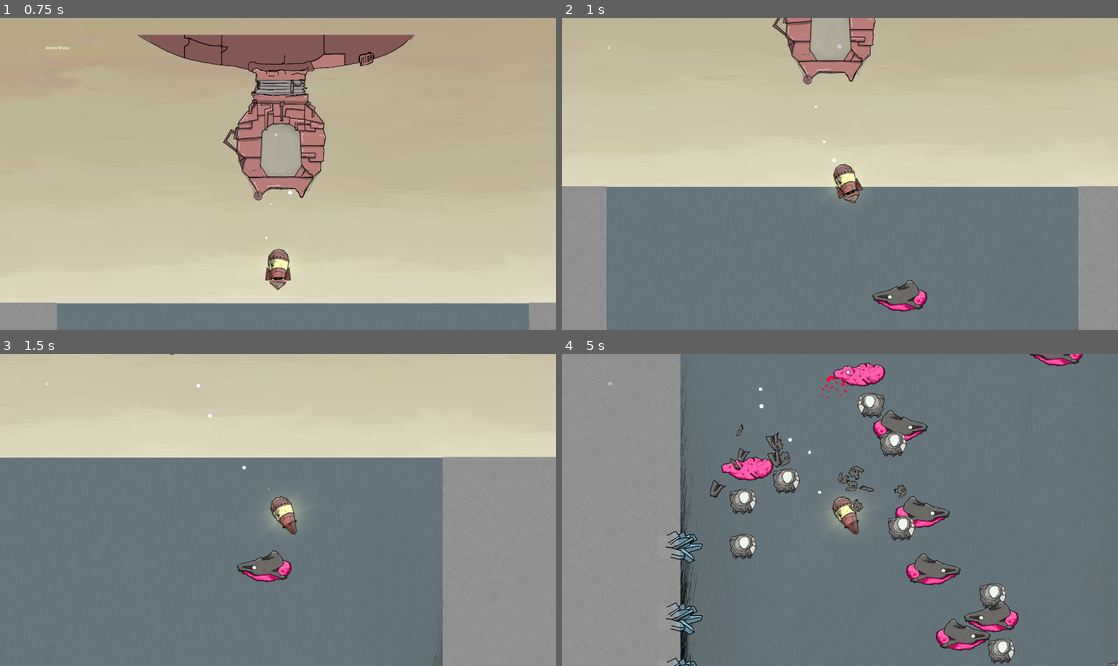
Above: before the commit, frames 1-4 (two rows, left to right).
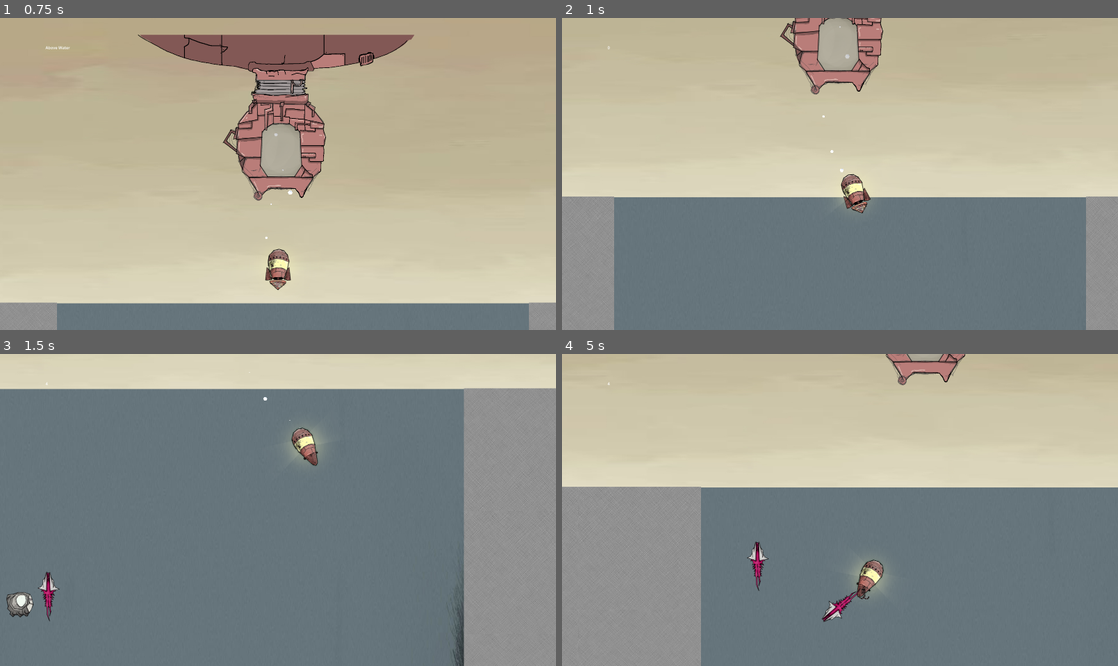
Above: after the commit, the same moments.

Repository: cliftonpatty/pelagi
Game: Godot game, scene res://scenes/world/fishing/ocean.tscn
Same seed, same stepped clock (60 frames per second), same inputs: the game is played once before the commit and once after it.
Inputs (mouse positions are in pixels of both pictures, inside the frame that each line leads up to):
- Up to frame 1 (0.75 s): move the mouse to (250, 236) at 0.52 s; hold D (RightMove) from 0.53 s (still down); hold Shift (Drill) from 0.53 s (still down); click (250, 236) at 0.67 s
- Up to frame 2 (1 s): keep holding D (RightMove); keep holding Shift (Drill)
- Up to frame 3 (1.5 s): keep holding D (RightMove); move the mouse to (444, 556) at 1.27 s; release Shift (Drill) at 1.28 s; tap Shift (Drill) at 1.35 s
- Up to frame 4 (5 s): move the mouse to (673, 463) at 2.02 s; release D (RightMove) at 2.03 s; hold Shift (Drill) 2.03-2.78 s; hold A (LeftMove) 2.03-4.28 s; move the mouse to (867, 510) at 2.77 s; tap Shift (Drill) at 2.85, 4.35 s; click (867, 510) at 2.92 s; move the mouse to (756, 432) at 3.52 s; hold Shift (Drill) 3.53-4.28 s; move the mouse to (962, 494) at 4.27 s; hold D (RightMove) from 4.28 s (still down)

Frame 1 is identical in both runs. In frame 2, 7.5% of the frame differs, in the area x 0-100%, y 0-100%; in frame 3, 27%; in frame 4, 49%.

Commit message:
Over the weekend - tons of general progress
Work - non descript

Diff:
--- a/project.godot
+++ b/project.godot
@@ -18,10 +18,16 @@
 "class": &"SingleFishBase",
 "language": &"GDScript",
 "path": "res://scenes/tangibles/fish/fish_base.gd"
+}, {
+"base": "Area2D",
+"class": &"WallHuggerBase",
+"language": &"GDScript",
+"path": "res://scenes/tangibles/gems/gems_base.gd"
 }]
 _global_script_class_icons={
 "DirectionalSwimmer": "",
-"SingleFishBase": ""
+"SingleFishBase": "",
+"WallHuggerBase": ""
 }
 
 [application]
@@ -80,6 +86,13 @@
 ]
 }
 
+[layer_names]
+
+2d_physics/layer_1="World"
+2d_physics/layer_2="Player"
+2d_physics/layer_3="Catchable"
+2d_physics/layer_4="Drillable"
+
 [physics]
 
 common/physics_jitter_fix=1.0
--- a/scenes/player/player.gd
+++ b/scenes/player/player.gd
@@ -65,17 +65,10 @@
 		sprite.frame = 0
 
 func _on_fish_detection_area_entered(tangible: Area2D) -> void:
-	#Is it a gem?
-	if tangible.is_in_group('gems'):
-		if drillActive and !Globals.ascending:
-			print('GEM')
+	if drillActive and !Globals.ascending:
+		if tangible.is_in_group('drillable'):
 			tangible.drilled_by_player()
-	#Is it a fish?
 	if tangible.is_in_group('fish'):
-		#Is the drill on and are we heading down?
-		if drillActive and !Globals.ascending:
-			tangible.drilled_by_player()
-		#Is the drill off? If so, we need to catch the first fish and head up
 		if drillActive == false:
 			if !tangible.caught:
 				if Globals.ascending == false:
@@ -83,15 +76,11 @@
 					$Bubbles.visible = false
 					sprite.frame = 2
 					hookSprite.visible = true
-					tangible.caught = true
-					call_deferred("catch_a_fish", tangible)
-				else:
+				if tangible.catchable:
 					tangible.caught = true
 					call_deferred("catch_a_fish", tangible)
 
-func _on_fish_detection_body_entered(body: Node2D) -> void:
-	pass # Replace with function body.
-
 func catch_a_fish(fish):
-		fish.state_swap()
-		emit_signal("caught_a_fish", fish)
+		var fishCaught = fish.get_caught()
+		if fishCaught:
+			emit_signal("caught_a_fish", fish)
--- a/scenes/player/player.tscn
+++ b/scenes/player/player.tscn
@@ -50,6 +50,8 @@
 offset = Vector2(6.407, 70)
 
 [node name="FishDetection" type="Area2D" parent="Body"]
+collision_layer = 2
+collision_mask = 12
 
 [node name="CollisionShape2D" type="CollisionShape2D" parent="Body/FishDetection"]
 position = Vector2(0, 37)
@@ -65,4 +67,3 @@
 texture = ExtResource("5_qh56r")
 
 [connection signal="area_entered" from="Body/FishDetection" to="." method="_on_fish_detection_area_entered"]
-[connection signal="body_entered" from="Body/FishDetection" to="." method="_on_fish_detection_body_entered"]
--- a/scenes/tangibles/fish/directional_swimmers/armored_swimmers/armored_swimmers.tres.gd
+++ /dev/null
@@ -1,28 +0,0 @@
-extends DirectionalSwimmer
-
-#THE BASE CLASS FOR ALL FISH - Barring Boss Fish, Rare Exceptions
-#Comment out any parent'ed functions not in use, as they will be overwritten
-#Parented functions have a turning arrow icon to the left of the line number
-
-#func children_ready() -> void:
-
-
-#func _physics_process(delta: float) -> void:
-
-
-#Hit a wall on the left or right - surface collision is a seperate func
-#func hit_a_wall():
-
-
-#Hit the surface, only relevant for some fish (eg vertical swimmers)
-#func surface_struck():
-
-
-#func toggle_dir():
-
-
-#Has an active drill contacted this fish?
-func drilled_by_player():
-	pass
-
-#func state_swap():
--- a/scenes/tangibles/fish/directional_swimmers/armored_swimmers/armored_swimmers.tscn
+++ b/scenes/tangibles/fish/directional_swimmers/armored_swimmers/armored_swimmers.tscn
@@ -25,11 +25,18 @@
 #Makes sure you can't immediatley drill the fish you just broke the armor from
 var armorBreakProtection = false
 
+var armorActive = true
+
 #THE BASE CLASS FOR ALL FISH - Barring Boss Fish, Rare Exceptions
 #Comment out any parent'ed functions not in use, as they will be overwritten
 #Parented functions have a turning arrow icon to the left of the line number
 
-#func children_ready() -> void:
+func children_ready() -> void:
+	#This runs the parent func then the childs
+	#I try to avoid because it is easily missed
+	super()
+
+	catchable = false
 
 
 #func _physics_process(delta: float) -> void:
@@ -48,23 +55,44 @@
 
 #Has an active drill contacted this fish?
 func drilled_by_player():
+	if !catchable:
+		if !armorBreakProtection:
+			armorBreakProtection = true
+			bodyShrapnel.emitting = true
+			bodySprite.set_texture(newSprite)
 
-	if !armorBreakProtection:
-		armorBreakProtection = true
-		bodyShrapnel.emitting = true
-		bodySprite.set_texture(newSprite)
+			#Maybe should be placed below await??? NEEDS MORE TESTING
+			catchable = true
 
-		await get_tree().create_timer(3).timeout
-		armorBreakProtection = true
-		bodyShrapnel.emitting = false
+			await get_tree().create_timer(2).timeout
 
+			armorBreakProtection = true
+			bodyShrapnel.emitting = false
 
-#func state_swap():
+	else:
+		kill_fish()
 
+func kill_fish():
+	swimSpeed = 0
+	bloodSplat.visible = true
+	bloodSplat.play(\"default\")
+	bodySprite.visible = false
+	await bloodSplat.animation_finished
+	queue_free()
+
+func get_caught() -> bool :
+	if !catchable:
+		return false
+	else:
+		monitorable = false
+		monitoring = false
+		$CollisionShape2D.disabled = true
+		set_physics_process(false)
+		return true
 "
 
 [sub_resource type="RectangleShape2D" id="RectangleShape2D_wxd1h"]
-size = Vector2(204, 70)
+size = Vector2(155, 70)
 
 [sub_resource type="CanvasItemMaterial" id="CanvasItemMaterial_h6jcn"]
 particles_animation = true
@@ -75,12 +103,16 @@
 [node name="ArmouredSwimmers" instance=ExtResource("1_t2pyy")]
 script = SubResource("GDScript_dplk8")
 newSprite = ExtResource("3_8l88p")
+swimSpeed = 250
+rarity = 0.2
 
 [node name="MainSprite" parent="." index="0"]
-scale = Vector2(0.468665, 0.468665)
+scale = Vector2(0.4, 0.4)
 texture = ExtResource("2_3tvkm")
+flip_h = true
 
 [node name="CollisionShape2D" parent="." index="1"]
+position = Vector2(1.5, 0)
 shape = SubResource("RectangleShape2D_wxd1h")
 
 [node name="CPUParticles2D" type="CPUParticles2D" parent="." index="3"]
--- /dev/null
+++ b/scenes/tangibles/fish/directional_swimmers/cuddle.tscn
@@ -0,0 +1,17 @@
+[gd_scene load_steps=4 format=3 uid="uid://dfm8h0n1nf7ab"]
+
+[ext_resource type="PackedScene" uid="uid://b6foh4q7d7jx6" path="res://scenes/tangibles/fish/directional_swimmers/directional_swimmers.tscn" id="1_kluht"]
+[ext_resource type="Texture2D" uid="uid://crew5vcigk8ih" path="res://assets/images/tangibles/fish/cuddle.png" id="2_jrgkp"]
+
+[sub_resource type="RectangleShape2D" id="RectangleShape2D_xtdjv"]
+size = Vector2(146, 52)
+
+[node name="DirectionalSwimmers" instance=ExtResource("1_kluht")]
+swimSpeed = 450
+
+[node name="MainSprite" parent="." index="0"]
+texture = ExtResource("2_jrgkp")
+flip_h = true
+
+[node name="CollisionShape2D" parent="." index="1"]
+shape = SubResource("RectangleShape2D_xtdjv")
--- a/scenes/tangibles/fish/directional_swimmers/directional_swimmers.gd
+++ b/scenes/tangibles/fish/directional_swimmers/directional_swimmers.gd
@@ -6,7 +6,6 @@
 
 #FROM PARENT - click arrow on left to travel there
 func children_ready() -> void:
-
 	#Simple random to determine if fish is born swimming left or right
 	if !verticalSwimmer:
 		var which_dir = randi_range(-10, 10)
@@ -34,10 +33,16 @@
 
 func toggle_dir():
 	swimSpeed *= -1
-	bodySprite.flip_h = !bodySprite.flip_h
+	if verticalSwimmer:
+		bodySprite.flip_v = !bodySprite.flip_v
+	else:
+		bodySprite.flip_h = !bodySprite.flip_h
 
 #FROM PARENT - click arrow on left to travel there
 func drilled_by_player():
+	kill_fish()
+
+func kill_fish():
 	swimSpeed = 0
 	bloodSplat.visible = true
 	bloodSplat.play("default")
@@ -45,8 +50,10 @@
 	await bloodSplat.animation_finished
 	queue_free()
 
-func state_swap():
+func get_caught() -> bool :
 	monitorable = false
 	monitoring = false
 	$CollisionShape2D.disabled = true
 	set_physics_process(false)
+
+	return true
--- a/scenes/tangibles/fish/directional_swimmers/pig.tscn
+++ b/scenes/tangibles/fish/directional_swimmers/pig.tscn
@@ -3,10 +3,13 @@
 [ext_resource type="PackedScene" uid="uid://b6foh4q7d7jx6" path="res://scenes/tangibles/fish/directional_swimmers/directional_swimmers.tscn" id="1_oqcac"]
 
 [sub_resource type="CircleShape2D" id="CircleShape2D_k72xp"]
-radius = 47.3814
+radius = 38.0526
 
 [node name="Pig" instance=ExtResource("1_oqcac")]
 swimSpeed = 250
 
+[node name="MainSprite" parent="." index="0"]
+scale = Vector2(0.113778, 0.113778)
+
 [node name="CollisionShape2D" parent="." index="1"]
 shape = SubResource("CircleShape2D_k72xp")
--- /dev/null
+++ b/scenes/tangibles/fish/directional_swimmers/spear.tscn
@@ -0,0 +1,21 @@
+[gd_scene load_steps=4 format=3 uid="uid://cggq5h2amdljm"]
+
+[ext_resource type="PackedScene" uid="uid://b6foh4q7d7jx6" path="res://scenes/tangibles/fish/directional_swimmers/directional_swimmers.tscn" id="1_sns07"]
+[ext_resource type="Texture2D" uid="uid://oi8n3b5xfh50" path="res://assets/images/tangibles/fish/spear.png" id="2_m78fq"]
+
+[sub_resource type="RectangleShape2D" id="RectangleShape2D_48381"]
+size = Vector2(178, 46)
+
+[node name="Spear" instance=ExtResource("1_sns07")]
+verticalSwimmer = true
+swimSpeed = 150
+rarity = 0.5
+
+[node name="MainSprite" parent="." index="0"]
+position = Vector2(5, 0)
+rotation = 1.5708
+scale = Vector2(0.301923, 0.301923)
+texture = ExtResource("2_m78fq")
+
+[node name="CollisionShape2D" parent="." index="1"]
+shape = SubResource("RectangleShape2D_48381")
--- a/scenes/tangibles/fish/fish_base.gd
+++ b/scenes/tangibles/fish/fish_base.gd
@@ -6,20 +6,22 @@
 @export_category("Fish Stats")
 ##How fast the fish can swim
 @export var swimSpeed: int
+##How much is the fish worth if drilled?
+@export var value: int
 ##Rarity of the fish, lower number = more rare (rarer?)
-@onready @export_range(0,1) var rarity = 1
+@onready @export_range(0,1.0) var rarity = 1.0
 ##Is this a fish that only spawns once?
 @onready @export var solo: bool = false
 
 #Other Variables----------------------------------------------------------------
 @onready var caught : bool = false ## A safety variable for state swapping
+@onready var catchable : bool = true ## Generally true - here for special cases like armored fish
 @onready var bodySprite: Sprite2D = $MainSprite
 @onready var bloodSplat: AnimatedSprite2D = $AnimatedSprite2D
 
 func _ready() -> void:
 	self.body_entered.connect(our_body_entered)
 	self.area_entered.connect(our_area_entered)
-	print('mom ready')
 	children_ready()
 
 #A functional for inherited scenes, so they don't overwrite parent's ready
@@ -47,5 +49,5 @@
 func drilled_by_player():
 	pass
 
-func state_swap():
-	pass
+func get_caught() -> bool :
+	return true
--- a/scenes/tangibles/fish/fish_base.tscn
+++ b/scenes/tangibles/fish/fish_base.tscn
@@ -32,8 +32,11 @@
 "speed": 15.0
 }]
 
-[node name="FishBase" type="Area2D" groups=["fish"]]
+[node name="FishBase" type="Area2D" groups=["drillable", "fish"]]
+collision_layer = 12
+collision_mask = 3
 script = ExtResource("1_88n38")
+rarity = 0.9
 
 [node name="MainSprite" type="Sprite2D" parent="."]
 texture_filter = 6
--- a/scenes/tangibles/fish/individual/cuddle.tscn
+++ /dev/null
@@ -1,18 +0,0 @@
-[gd_scene load_steps=4 format=3]
-
-[ext_resource type="PackedScene" path="res://scenes/tangibles/fish/fish_base.tscn" id="1_hm1b2"]
-[ext_resource type="Texture2D" uid="uid://crew5vcigk8ih" path="res://assets/images/tangibles/fish/cuddle.png" id="2_pkq6j"]
-
-[sub_resource type="RectangleShape2D" id="RectangleShape2D_6iyds"]
-size = Vector2(142, 68)
-
-[node name="Cuddle" instance=ExtResource("1_hm1b2")]
-swimSpeed = 350
-
-[node name="Sprite2D" parent="." index="0"]
-texture = ExtResource("2_pkq6j")
-flip_h = true
-
-[node name="CollisionShape2D" parent="." index="1"]
-position = Vector2(6, 2)
-shape = SubResource("RectangleShape2D_6iyds")
--- a/scenes/tangibles/fish/individual/pig.tscn
+++ /dev/null
@@ -1,15 +0,0 @@
-[gd_scene load_steps=3 format=3]
-
-[ext_resource type="PackedScene" path="res://scenes/tangibles/fish/fish_base.tscn" id="1_uwsto"]
-
-[sub_resource type="CircleShape2D" id="CircleShape2D_73vl8"]
-radius = 32.0624
-
-[node name="Pig" instance=ExtResource("1_uwsto")]
-swimSpeed = 150
-
-[node name="Sprite2D" parent="." index="0"]
-scale = Vector2(0.0942222, 0.0942222)
-
-[node name="CollisionShape2D" parent="." index="1"]
-shape = SubResource("CircleShape2D_73vl8")
--- a/scenes/tangibles/fish/individual/sucker.tscn
+++ /dev/null
@@ -1,18 +0,0 @@
-[gd_scene load_steps=4 format=3]
-
-[ext_resource type="PackedScene" path="res://scenes/tangibles/fish/fish_base.tscn" id="1_6w66n"]
-[ext_resource type="Texture2D" uid="uid://b2sg7aps8j0nd" path="res://assets/images/tangibles/fish/sucker.png" id="2_feibo"]
-
-[sub_resource type="RectangleShape2D" id="RectangleShape2D_aruog"]
-size = Vector2(124, 40)
-
-[node name="Sucker" instance=ExtResource("1_6w66n")]
-swimSpeed = 400
-
-[node name="Sprite2D" parent="." index="0"]
-scale = Vector2(0.106176, 0.106176)
-texture = ExtResource("2_feibo")
-flip_h = true
-
-[node name="CollisionShape2D" parent="." index="1"]
-shape = SubResource("RectangleShape2D_aruog")
--- /dev/null
+++ b/scenes/tangibles/fish/static_fish/wall_hugger.gd
@@ -0,0 +1,41 @@
+extends SingleFishBase
+
+#THE BASE CLASS FOR ALL FISH - Barring Boss Fish, Rare Exceptions
+#Only use this when instancing a new scene from 'fish_base.tscn'
+#Comment out any parent'ed functions not in use, as they will be overwritten
+#Parented functions have a turning arrow icon to the left of the line number
+
+##func children_ready() -> void:
+
+
+#func _physics_process(delta: float) -> void:
+
+#Borrowed from the Gems - this class really splits the bill between the two
+func set_orientation(dir):
+	rotation = deg_to_rad(90 * dir)
+
+
+func our_area_entered(area : Area2D):
+	pass
+
+
+#Hit the surface, only relevant for some fish (eg vertical swimmers)
+func surface_struck():
+	pass
+
+
+#func toggle_dir():
+
+
+#Has an active drill contacted this fish?
+func drilled_by_player():
+	kill_fish()
+
+func kill_fish():
+	bloodSplat.visible = true
+	bloodSplat.play("default")
+	bodySprite.visible = false
+	await bloodSplat.animation_finished
+	queue_free()
+
+#func get_caught() -> bool :
--- /dev/null
+++ b/scenes/tangibles/fish/static_fish/wall_hugger.tscn
@@ -0,0 +1,14 @@
+[gd_scene load_steps=4 format=3 uid="uid://dae5523suwxch"]
+
+[ext_resource type="PackedScene" uid="uid://bwxuo0b1uiojb" path="res://scenes/tangibles/fish/fish_base.tscn" id="1_24w5t"]
+[ext_resource type="Script" path="res://scenes/tangibles/fish/static_fish/wall_hugger.gd" id="2_brf4v"]
+
+[sub_resource type="RectangleShape2D" id="RectangleShape2D_4ilrn"]
+size = Vector2(82, 92)
+
+[node name="WallHugger" instance=ExtResource("1_24w5t")]
+script = ExtResource("2_brf4v")
+
+[node name="CollisionShape2D" parent="." index="1"]
+position = Vector2(3, -3)
+shape = SubResource("RectangleShape2D_4ilrn")
--- a/scenes/tangibles/gems/gem_base.gd
+++ /dev/null
@@ -1,17 +0,0 @@
-extends Area2D
-
-
-func set_orientation(dir):
-	rotation = deg_to_rad(90 * dir)
-
-#Sent externally -- from the player scene
-func drilled_by_player():
-	print('hey')
-	$Sprite2D.visible = false
-	$CPUParticles2D.emitting = true
-	#bloodSplat.visible = true
-	#bloodSplat.play("default")
-	#bodySprite.visible = false
-	#await bloodSplat.animation_finished
-	await get_tree().create_timer(3).timeout
-	queue_free()
--- a/scenes/tangibles/gems/gem_base.tscn
+++ /dev/null
@@ -1,10 +0,0 @@
-[gd_scene load_steps=2 format=3 uid="uid://bx3ayd5knq1x"]
-
-[ext_resource type="Script" path="res://scenes/tangibles/gems/gem_base.gd" id="1_g7jap"]
-
-[node name="GemBase" type="Area2D" groups=["gems"]]
-script = ExtResource("1_g7jap")
-
-[node name="Sprite2D" type="Sprite2D" parent="."]
-
-[node name="CollisionShape2D" type="CollisionShape2D" parent="."]
--- /dev/null
+++ b/scenes/tangibles/gems/gems_base.gd
@@ -0,0 +1,13 @@
+extends Area2D
+
+class_name WallHuggerBase
+
+func set_orientation(dir):
+	rotation = deg_to_rad(90 * dir)
+
+#Sent externally -- from the player scene
+func drilled_by_player():
+	$Sprite2D.visible = false
+	$CPUParticles2D.emitting = true
+	await get_tree().create_timer(3).timeout
+	queue_free()
--- /dev/null
+++ b/scenes/tangibles/gems/gems_base.tscn
@@ -0,0 +1,12 @@
+[gd_scene load_steps=2 format=3 uid="uid://dyyvfu186k5pd"]
+
+[ext_resource type="Script" path="res://scenes/tangibles/gems/gems_base.gd" id="1_ul3xl"]
+
+[node name="GemsBase" type="Area2D" groups=["drillable", "gems"]]
+collision_layer = 12
+collision_mask = 2
+script = ExtResource("1_ul3xl")
+
+[node name="Sprite2D" type="Sprite2D" parent="."]
+
+[node name="CollisionShape2D" type="CollisionShape2D" parent="."]
--- a/scenes/tangibles/gems/individual/blue_gem.tscn
+++ /dev/null
@@ -1,41 +0,0 @@
-[gd_scene load_steps=5 format=3 uid="uid://cj6tkaonui8vf"]
-
-[ext_resource type="PackedScene" uid="uid://bx3ayd5knq1x" path="res://scenes/tangibles/gems/gem_base.tscn" id="1_ee6ir"]
-[ext_resource type="Texture2D" uid="uid://b4iqo72rkb1yq" path="res://assets/images/tangibles/gems/gem_placeholder.png" id="2_3navp"]
-[ext_resource type="Texture2D" uid="uid://c5sv0xd02bjqt" path="res://assets/images/effects/gem_chunk.png" id="3_gprcf"]
-
-[sub_resource type="CircleShape2D" id="CircleShape2D_tvo4f"]
-radius = 84.1487
-
-[node name="BlueGem" instance=ExtResource("1_ee6ir")]
-
-[node name="Sprite2D" parent="." index="0"]
-position = Vector2(-1.19209e-07, 2.38419e-07)
-rotation = -0.539307
-scale = Vector2(0.462742, 0.46015)
-texture = ExtResource("2_3navp")
-
-[node name="CollisionShape2D" parent="." index="1"]
-shape = SubResource("CircleShape2D_tvo4f")
-
-[node name="CPUParticles2D" type="CPUParticles2D" parent="." index="2"]
-emitting = false
-amount = 12
-lifetime = 3.0
-one_shot = true
-explosiveness = 0.95
-texture = ExtResource("3_gprcf")
-emission_shape = 1
-emission_sphere_radius = 47.77
-direction = Vector2(900, -8900)
-spread = 72.08
-initial_velocity_min = 46.28
-initial_velocity_max = 218.89
-angular_velocity_min = 157.99
-angular_velocity_max = 356.61
-angle_min = -467.5
-angle_max = -321.9
-scale_amount_min = 0.1
-scale_amount_max = 0.5
-
-[node name="Timer" type="Timer" parent="." index="3"]
--- a/scenes/world/fishing/ocean.gd
+++ b/scenes/world/fishing/ocean.gd
@@ -6,16 +6,45 @@
 @onready var fishGenerator = $FishGenerator
 @onready var claw = $Claw
 
+var depth: int
+
 func _physics_process(delta: float) -> void:
-
 	fishGenerator.position.y += Globals.dropSpeed * delta
 	if Globals.underwater:
-		UI.text = str( int( (player.global_position.distance_to($DepthAndSurface.global_position ) / 100 )) )
-		camera.global_position = lerp( camera.global_position, player.global_position, 20 * delta )
+
+		fishGenerator.depth = depth
+
+		depth = int( (player.global_position.distance_to($DepthAndSurface.global_position ) / 100 ))
+		UI.text = str(depth)
+
+		if Globals.ascending:
+			player_camera_position(
+				get_viewport().get_visible_rect().size.y * -0.3,
+				delta
+				)
+		else:
+			player_camera_position(
+				get_viewport().get_visible_rect().size.y * 0.3,
+				delta
+				)
+
 	else:
+		fishGenerator.depth = -1
 		UI.text = 'Above Water'
+
 		camera.global_position = lerp( camera.global_position, claw.global_position, 20 * delta )
 		player.global_position.x = lerp( player.global_position.x, claw.global_position.x, 20 * delta )
+
+
+func player_camera_position(offset, delta):
+	camera.global_position = lerp(
+		camera.global_position,
+		Vector2(
+			player.global_position.x,
+			player.global_position.y + offset
+			),
+		5 * delta )
+
 
 func _on_depth_and_surface_body_entered(body: Node2D) -> void:
 	if body.is_in_group('player'):
--- a/scenes/world/fishing/ocean.tscn
+++ b/scenes/world/fishing/ocean.tscn
@@ -7,12 +7,14 @@
 [ext_resource type="Texture2D" uid="uid://1ajkkdvwgxe1" path="res://assets/textures/cross-hatch.jpg" id="4_8s3h2"]
 [ext_resource type="PackedScene" uid="uid://cj7enlu4qarvo" path="res://scenes/player/fish_line.tscn" id="4_a0x25"]
 [ext_resource type="PackedScene" uid="uid://bnknqobfg85k6" path="res://scenes/world/fishing/world_generation/fish_generator.tscn" id="5_cin7k"]
-[ext_resource type="PackedScene" uid="uid://cj6tkaonui8vf" path="res://scenes/tangibles/gems/individual/blue_gem.tscn" id="9_cxgmr"]
 [ext_resource type="PackedScene" uid="uid://m0blxtqmnxug" path="res://scenes/tangibles/fish/directional_swimmers/pig.tscn" id="9_d2a5l"]
 [ext_resource type="PackedScene" uid="uid://e7qbgr4cg6pn" path="res://scenes/tangibles/fish/directional_swimmers/armored_swimmers/armored_swimmers.tscn" id="11_0nmdk"]
+[ext_resource type="PackedScene" uid="uid://cggq5h2amdljm" path="res://scenes/tangibles/fish/directional_swimmers/spear.tscn" id="11_o6wdg"]
 [ext_resource type="Texture2D" uid="uid://bu23uv53dnt8o" path="res://assets/textures/background-water_generic.jpg" id="11_qe73a"]
 [ext_resource type="PackedScene" uid="uid://betcukpb07lly" path="res://scenes/world/fishing/claw.tscn" id="12_80ql6"]
+[ext_resource type="PackedScene" uid="uid://dfm8h0n1nf7ab" path="res://scenes/tangibles/fish/directional_swimmers/cuddle.tscn" id="12_yei50"]
 [ext_resource type="Texture2D" uid="uid://c6xhty61kb3qh" path="res://assets/images/world/backgrounds/sunset.jpg" id="13_kon01"]
+[ext_resource type="PackedScene" uid="uid://dae5523suwxch" path="res://scenes/tangibles/fish/static_fish/wall_hugger.tscn" id="15_32gqb"]
 
 [sub_resource type="RectangleShape2D" id="RectangleShape2D_0m0ap"]
 size = Vector2(1798, 34)
@@ -59,7 +61,6 @@
 offset_bottom = 524.0
 
 [node name="RichTextLabel" type="RichTextLabel" parent="Camera2D/Control"]
-layout_mode = 0
 offset_right = 224.0
 offset_bottom = 82.0
 theme_override_font_sizes/normal_font_size = 0
@@ -74,8 +75,8 @@
 
 [node name="FishGenerator" parent="." instance=ExtResource("5_cin7k")]
 position = Vector2(924, 622)
-spawnableFish = [ExtResource("11_0nmdk"), ExtResource("9_d2a5l")]
-spawnableGems = [ExtResource("9_cxgmr")]
+spawnableFish = [ExtResource("11_0nmdk"), ExtResource("9_d2a5l"), ExtResource("11_o6wdg"), ExtResource("12_yei50")]
+spawnableGems = [ExtResource("15_32gqb")]
 spawnTimingRange = Vector2(0.1, 0.2)
 metadata/_edit_group_ = true
 
@@ -128,8 +129,8 @@
 position = Vector2(897.811, -523)
 scale = Vector2(0.590733, 0.641223)
 
-[node name="ArmouredSwimmers" parent="." instance=ExtResource("11_0nmdk")]
-position = Vector2(1200, 451)
+[node name="WallHugger" parent="." instance=ExtResource("15_32gqb")]
+position = Vector2(112, 879)
 
 [connection signal="body_entered" from="DepthAndSurface" to="." method="_on_depth_and_surface_body_entered"]
 
--- a/scenes/world/fishing/world_generation/fish_generator.gd
+++ b/scenes/world/fishing/world_generation/fish_generator.gd
@@ -13,6 +13,8 @@
 @onready var spawnBounds: CollisionShape2D = $Area2D/CollisionShape2D
 var random_num = RandomNumberGenerator.new()
 
+var depth: int
+
 # Called when the node enters the scene tree for the first time.
 func _ready() -> void:
 	pass
@@ -24,7 +26,7 @@
 		random_num.randomize()
 
 		#Spawn a number from -10 to 1, if it's positive, spawn a gem
-		var spawnGem = random_num.randi_range(-30,10)
+		var spawnGem = random_num.randi_range(-100,10)
 
 		if spawnGem > 0:
 			#A 'random' way to decide which side we spawn it, reusing the spawnGem
--- a/script_templates/Node/base_fish_template.gd
+++ b/script_templates/Node/base_fish_template.gd
@@ -4,6 +4,7 @@
 extends _BASE_
 
 #THE BASE CLASS FOR ALL FISH - Barring Boss Fish, Rare Exceptions
+#Only use this when instancing a new scene from 'fish_base.tscn'
 #Comment out any parent'ed functions not in use, as they will be overwritten
 #Parented functions have a turning arrow icon to the left of the line number
 
@@ -33,6 +34,9 @@
 func drilled_by_player():
 	pass
 
+func kill_fish():
+	pass
 
-func state_swap():
+func get_caught() -> bool :
+	return true
 	pass
Not shown: 1 places in scenes/world/fishing/ocean.tscn that only renumber resources
Not shown: 1 places in scenes/world/fishing/world_generation/cave_walls.tscn that only renumber resources
Not shown, added: scenes/tangibles/gems/gems_base.tscn.depren
Not shown, added: scenes/tangibles/gems/wall_hugger_base.tscn.depren
